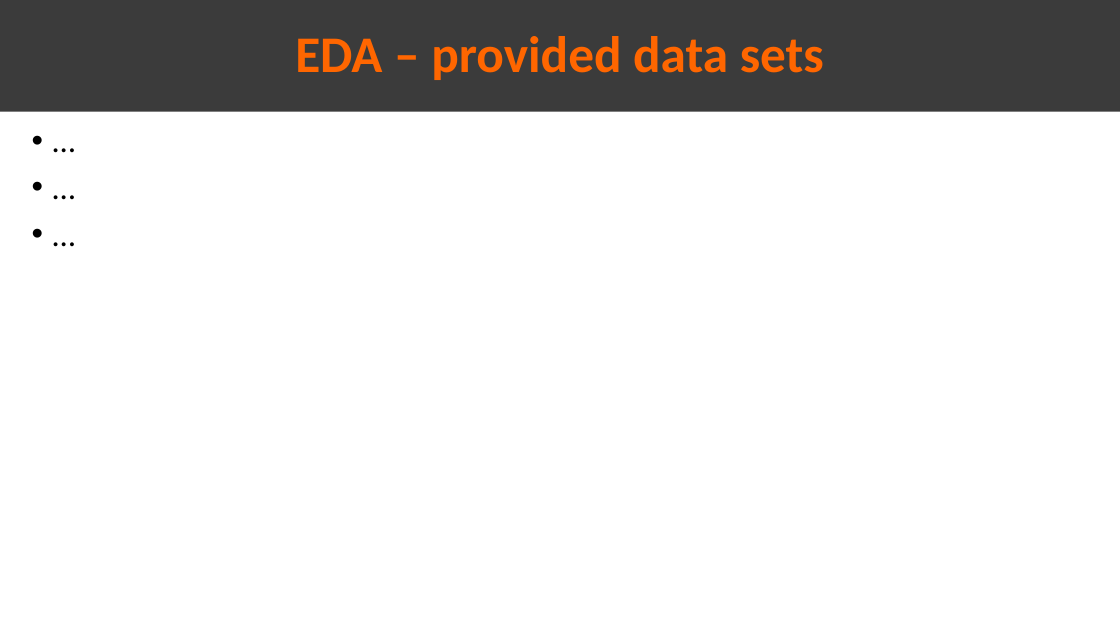
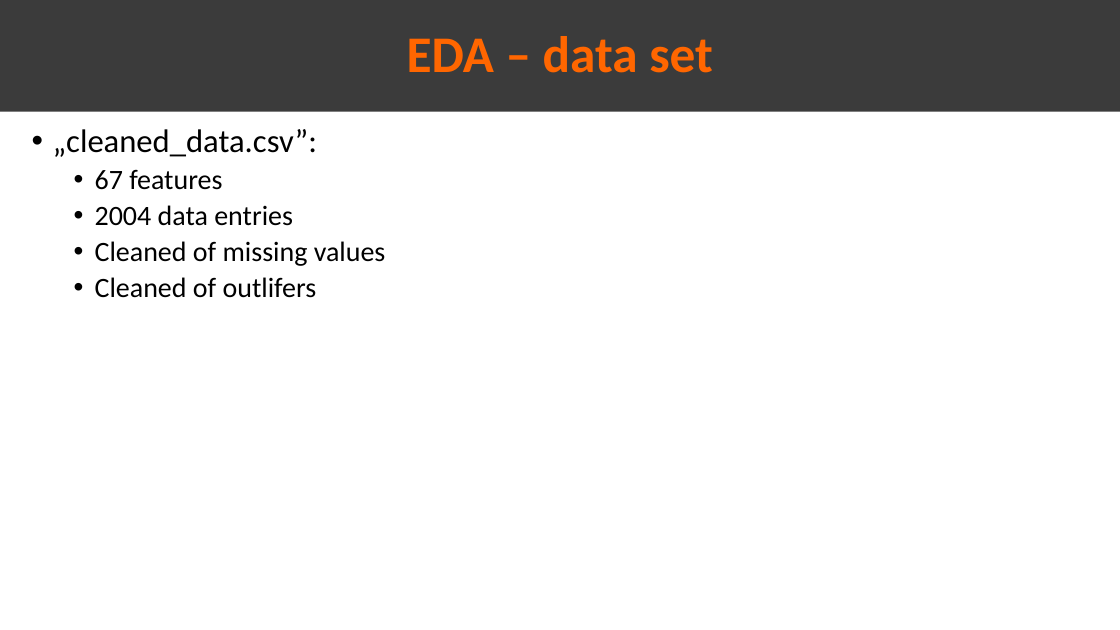
Before and after one commit to Omar-Safwat/HealthCare_project, a slide deck: slide 6 of Week_10-11/Presentation_EDA.pptx. Drawn at 1120x630 pixels with LibreOffice and Linux fonts; fonts in the diff are those of the drawing. Boxes give left, top, right and bottom in pixels: in the first picture for what was removed or moved away, otherwise in the second. Text is boxed around its words. In the diff, an @@ line names an element or a change of style, - is before the commit and + after.

```diff
--- a/Week_10-11/Presentation_EDA.pptx
+++ b/Week_10-11/Presentation_EDA.pptx
@@ text in rectangle at <box>407,36,713,73</box>: text changed @@
-EDA – provided data sets
+EDA – data set
@@ text at <box>53,129,386,298</box>: text changed; size 28 to 24 pt @@
-• …
-• …
-• …
+• „cleaned_data.csv”:
+  • 67 features
+  • 2004 data entries
+  • Cleaned of missing values
+  • Cleaned of outlifers
```
Also in this commit, not shown: 9 other slides changed, 5 slides added, 1 slide removed, 2 other files.
